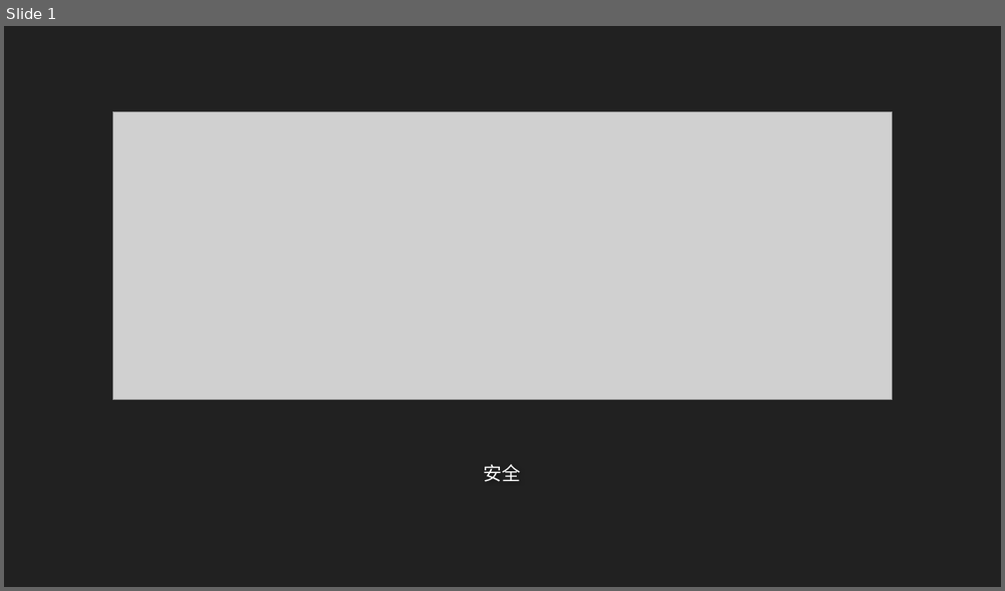
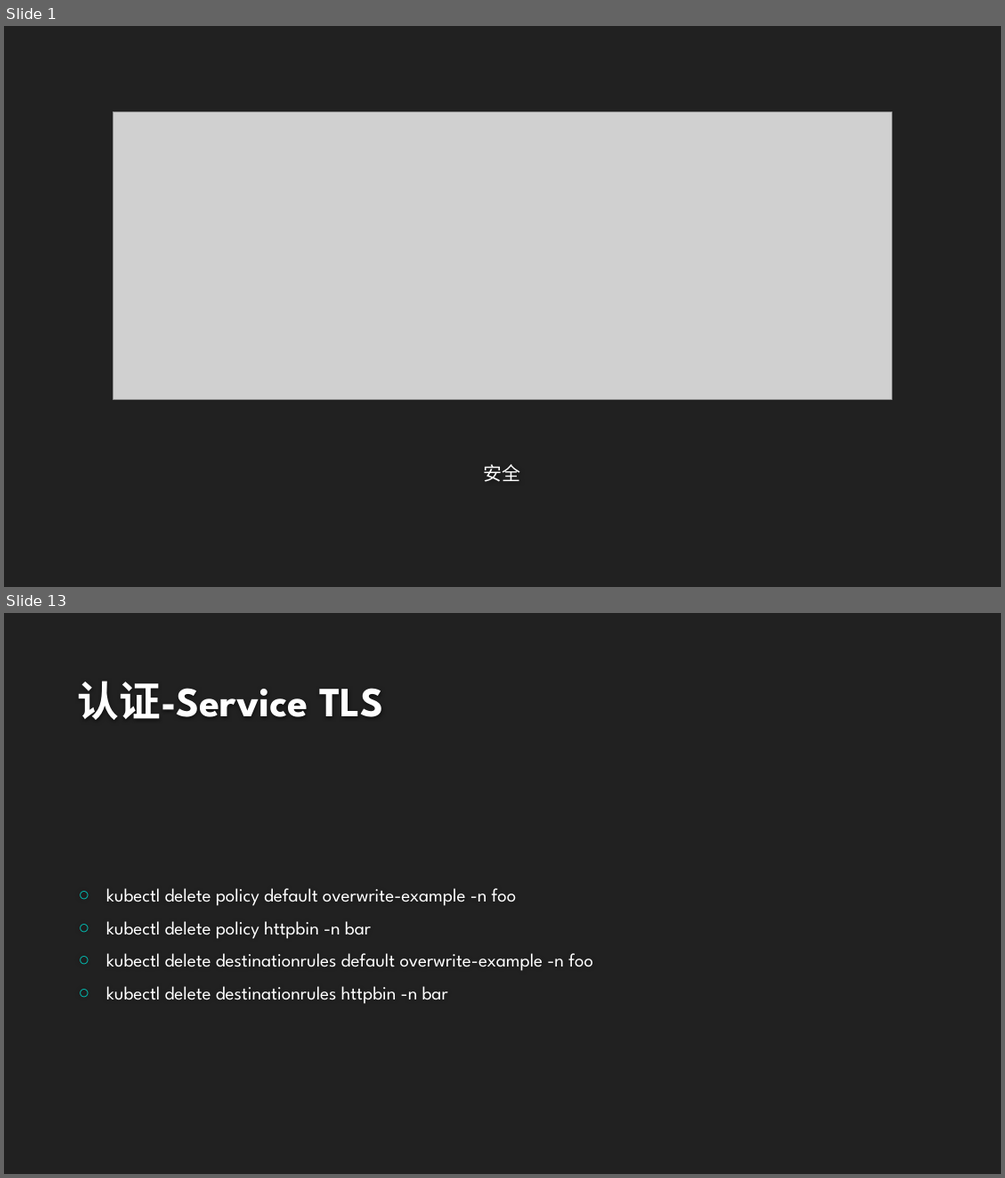
Before and after one commit to airuitian/CloudNative, a slide deck: servicemesh/mesh005.pptx. Shown one above the other, each under a label of ours: slide 1 before the commit, slides 1 and 13 after it; the slides between them are not shown. The pictures are 1005x591 and 1005x1178 pixels, drawn with LibreOffice and Linux fonts; fonts in the diff are those of the drawing; grey boxes stand for pictures; background and template pictures are left out. Boxes give left, top, right and bottom in pixels: in the first picture for what was removed or moved away, otherwise in the second. Text is boxed around its words. In the diff, an @@ line names an element or a change of style, - is before the commit and + after.

```diff
--- a/servicemesh/mesh005.pptx
+++ b/servicemesh/mesh005.pptx
@@ slide 13 added at (4,613,1001,1174), background #212121 @@
@@ title added at (78,681,384,720), 40 pt, text #FEFEFE, bold @@
+认证-Service TLS
@@ text added at (106,888,593,1004), 18 pt, text #FFFFFF @@
+○ kubectl delete policy default overwrite-example -n foo
+○ kubectl delete policy httpbin -n bar
+○ kubectl delete destinationrules default overwrite-example -n foo
+○ kubectl delete destinationrules httpbin -n bar
```
Also in this commit, not shown: 23 other slides added, 24 other files.
